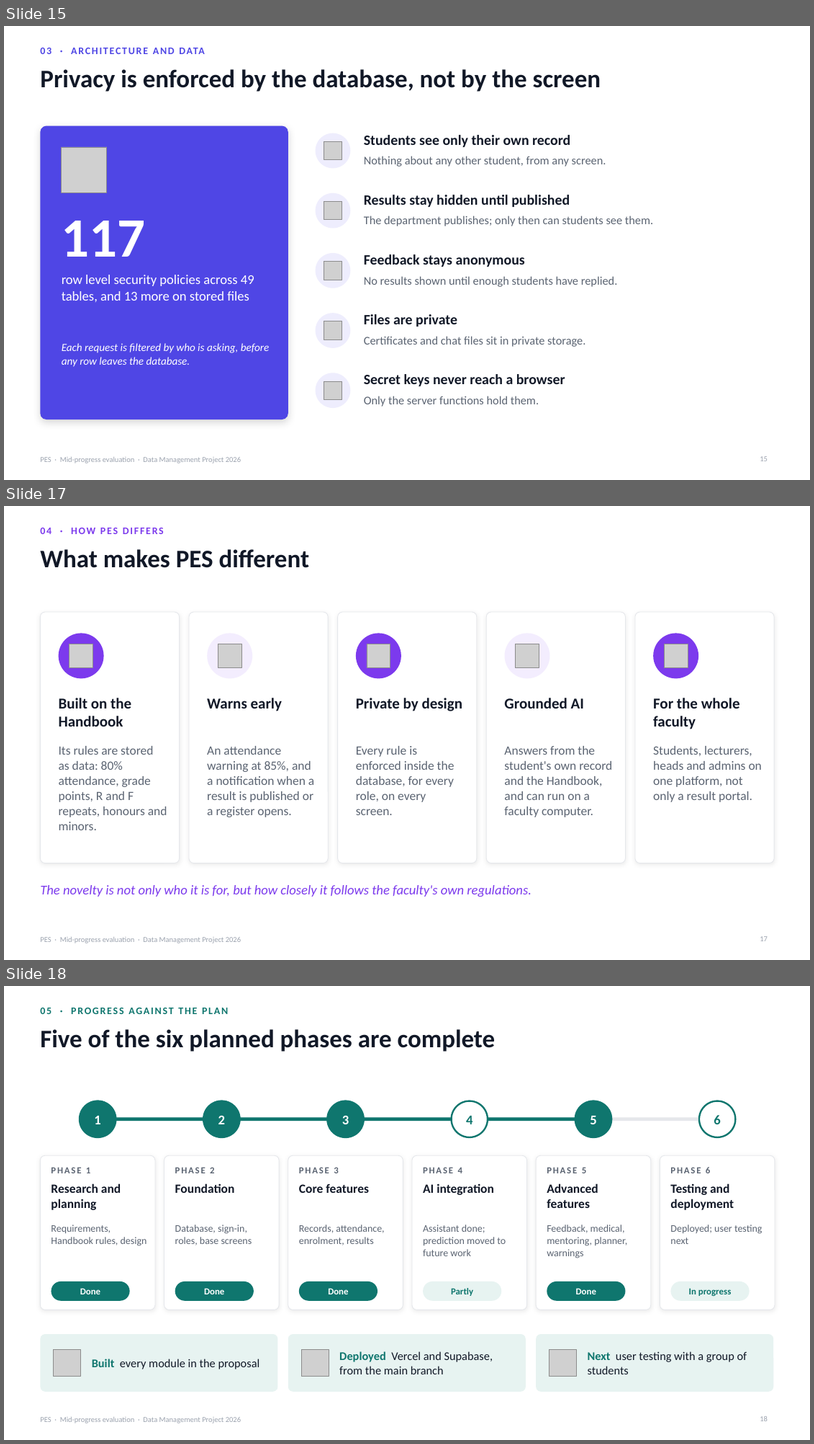
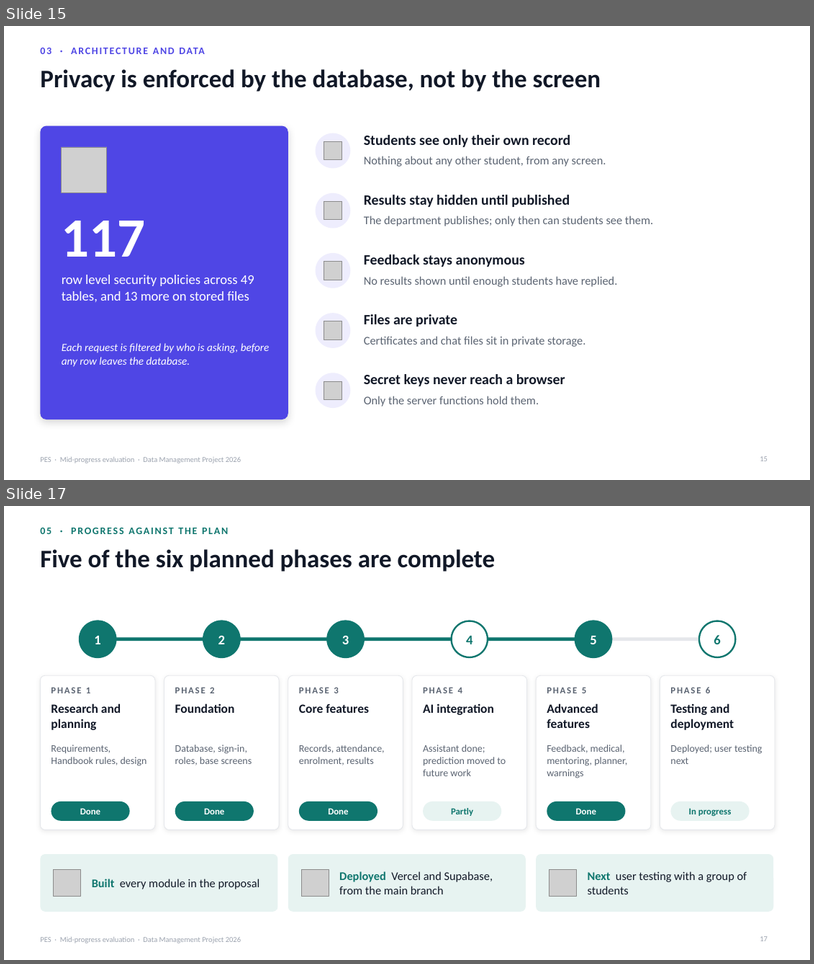
Before and after one commit to Senadheera-eng/Performance-Evaluation-System, a slide deck: presentations/PES_Mid_Progress_Evaluation.pptx. Shown one above the other, each under a label of ours: slides 15, 17 and 18 before the commit, slides 15 and 17 after it; the slides between them are not shown. The pictures are 814x1444 and 814x964 pixels, drawn with LibreOffice and Linux fonts; fonts in the diff are those of the drawing; grey boxes stand for pictures. Boxes give left, top, right and bottom in pixels: in the first picture for what was removed or moved away, otherwise in the second. Text is boxed around its words. In the diff, an @@ line names an element or a change of style, - is before the commit and + after.

```diff
--- a/presentations/PES_Mid_Progress_Evaluation.pptx
+++ b/presentations/PES_Mid_Progress_Evaluation.pptx
@@ slide 17 removed at (4, 506, 810, 960), background #FFFFFF; not listed: 1 template element that a slide beside it also shows @@
@@ text removed at (40, 528, 164, 534) @@
-04 · HOW PES DIFFERS
@@ title removed at (40, 549, 310, 568) @@
-What makes PES different
@@ rounded rectangle removed at (40, 612, 180, 863) @@
@@ rounded rectangle removed at (189, 612, 328, 863) @@
@@ rounded rectangle removed at (338, 612, 477, 863) @@
@@ rounded rectangle removed at (486, 612, 626, 863) @@
@@ rounded rectangle removed at (635, 612, 774, 863) @@
@@ ellipse removed at (59, 633, 104, 678) @@
@@ ellipse removed at (207, 633, 252, 678) @@
@@ ellipse removed at (356, 633, 401, 678) @@
@@ ellipse removed at (505, 633, 550, 678) @@
@@ ellipse removed at (653, 633, 699, 678) @@
@@ picture removed at (70, 644, 93, 667) @@
@@ picture removed at (218, 644, 242, 667) @@
@@ picture removed at (367, 644, 391, 667) @@
@@ picture removed at (516, 644, 540, 667) @@
@@ picture removed at (665, 644, 688, 667) @@
@@ text removed at (59, 698, 131, 726) @@
-Built on the Handbook
@@ text removed at (207, 698, 282, 711) @@
-Warns early
@@ text removed at (356, 698, 463, 711) @@
-Private by design
@@ text removed at (504, 698, 584, 708) @@
-Grounded AI
@@ text removed at (653, 698, 741, 729) @@
-For the whole faculty
@@ text removed at (59, 746, 167, 830) @@
-Its rules are stored as data: 80% attendance, grade points, R and F repeats, honours and minors.
@@ text removed at (207, 746, 314, 817) @@
-An attendance warning at 85%, and a notification when a result is published or a register opens.
@@ text removed at (356, 746, 455, 815) @@
-Every rule is enforced inside the database, for every role, on every screen.
@@ text removed at (504, 746, 612, 817) @@
-Answers from the student's own record and the Handbook, and can run on a faculty computer.
@@ text removed at (653, 746, 762, 802) @@
-Students, lecturers, heads and admins on one platform, not only a result portal.
@@ text removed at (40, 885, 532, 896) @@
-The novelty is not only who it is for, but how closely it follows the faculty's own regulations.
@@ page number removed at (760, 936, 768, 941) @@
-17
@@ what was slide 18 is now slide 17 @@
@@ page number at (760, 936, 768, 941): text changed @@
-18
+17
```
Also in this commit, not shown: 5 slides changed, 2 other slides removed.
